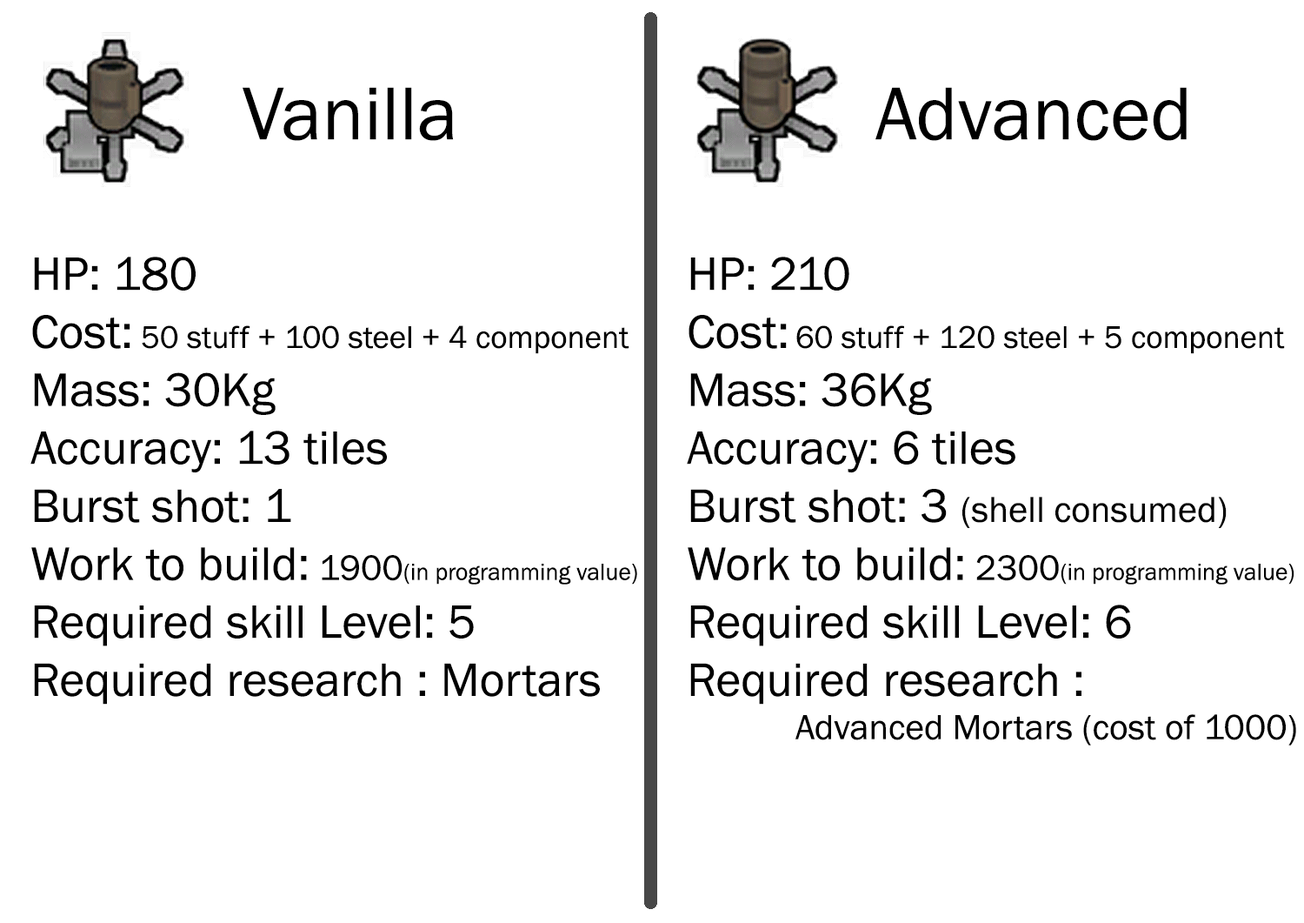
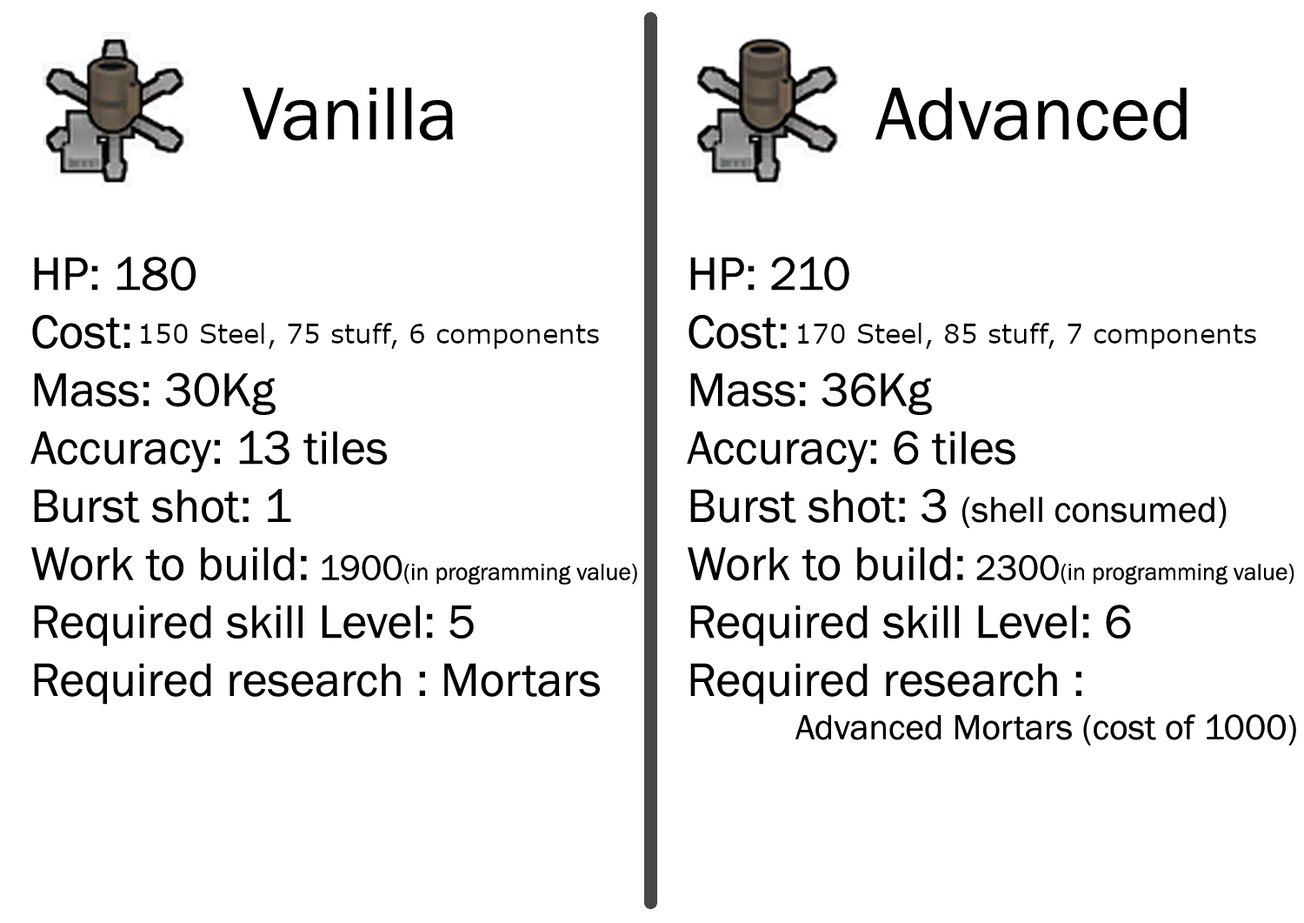
Layered file, before and after one edit (1304x923). Changes by layer:
added layer "170 Steel, 85 stuff, 7 compone..." above "150 Steel, 75 stuff, 6 compone..." over box(798, 322, 1257, 349)
added layer "150 Steel, 75 stuff, 6 compone..." above "Layer 1" over box(140, 322, 600, 349)
added layer "Pasted Layer copy" above "Pasted Layer" over box(140, 322, 630, 354)
added layer "Pasted Layer" above "Advanced" over box(796, 322, 1286, 354)
